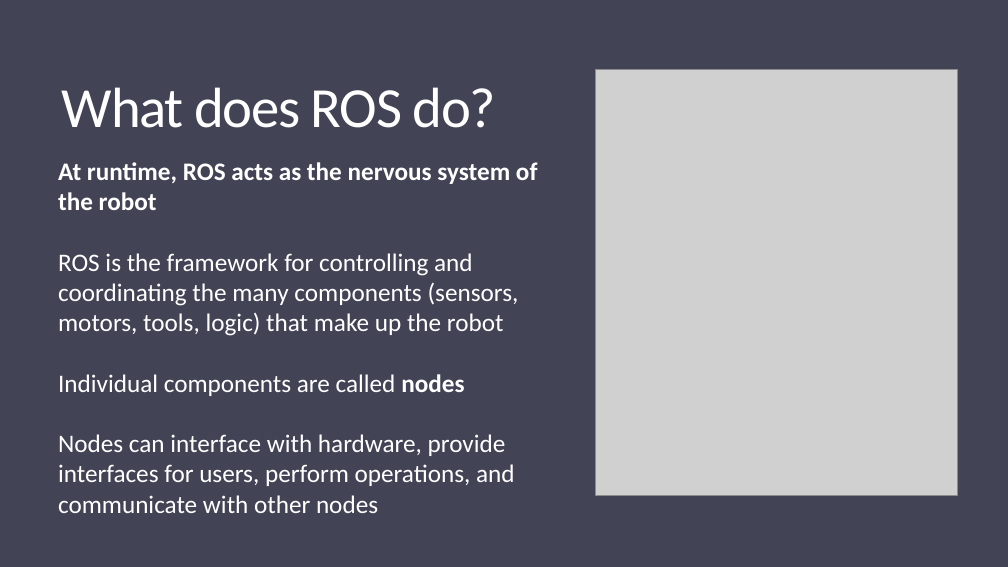
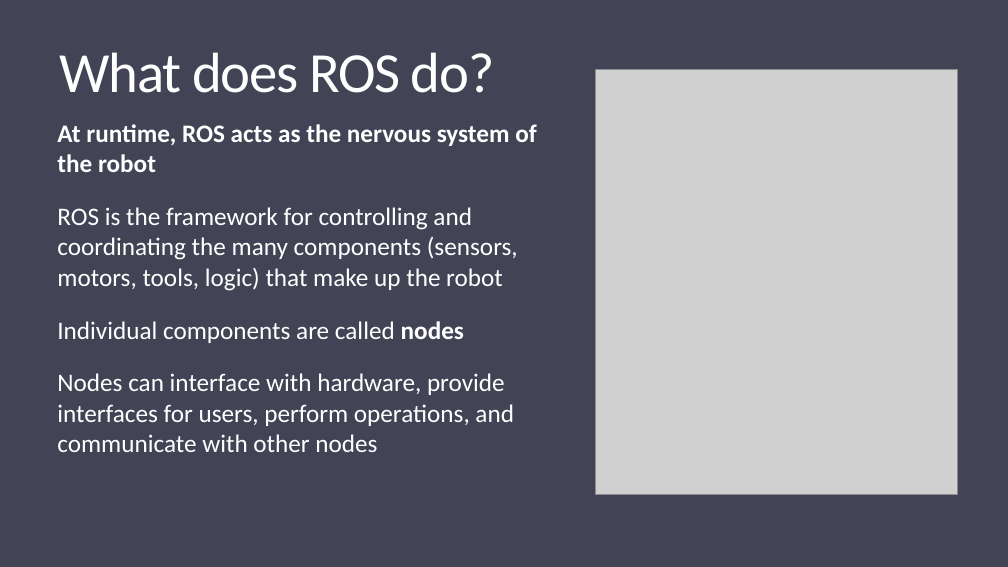
Before and after one commit to ObjExtract/ROS-Spring2019, a slide deck: slide 3 of ROS Course Week 2.pptx. Drawn at 1008x567 pixels with LibreOffice and Linux fonts; fonts in the diff are those of the drawing; grey boxes stand for pictures. Boxes give left, top, right and bottom in pixels: in the first picture for what was removed or moved away, otherwise in the second. Text is boxed around its words. In the diff, an @@ line names an element or a change of style, - is before the commit and + after.

```diff
--- a/ROS Course Week 2.pptx
+++ b/ROS Course Week 2.pptx
@@ text "What does ROS do?": place and size @@
-text "What does ROS do?" at bbox=[62, 87, 496, 128]
+text "What does ROS do?" at bbox=[60, 52, 495, 93]
@@ text "At runtime, ROS acts as ..." rewrapped from bbox=[58, 162, 538, 513] to bbox=[57, 124, 537, 452] @@
```
Also in this commit, not shown: 17 other slides changed, 1 other file.
